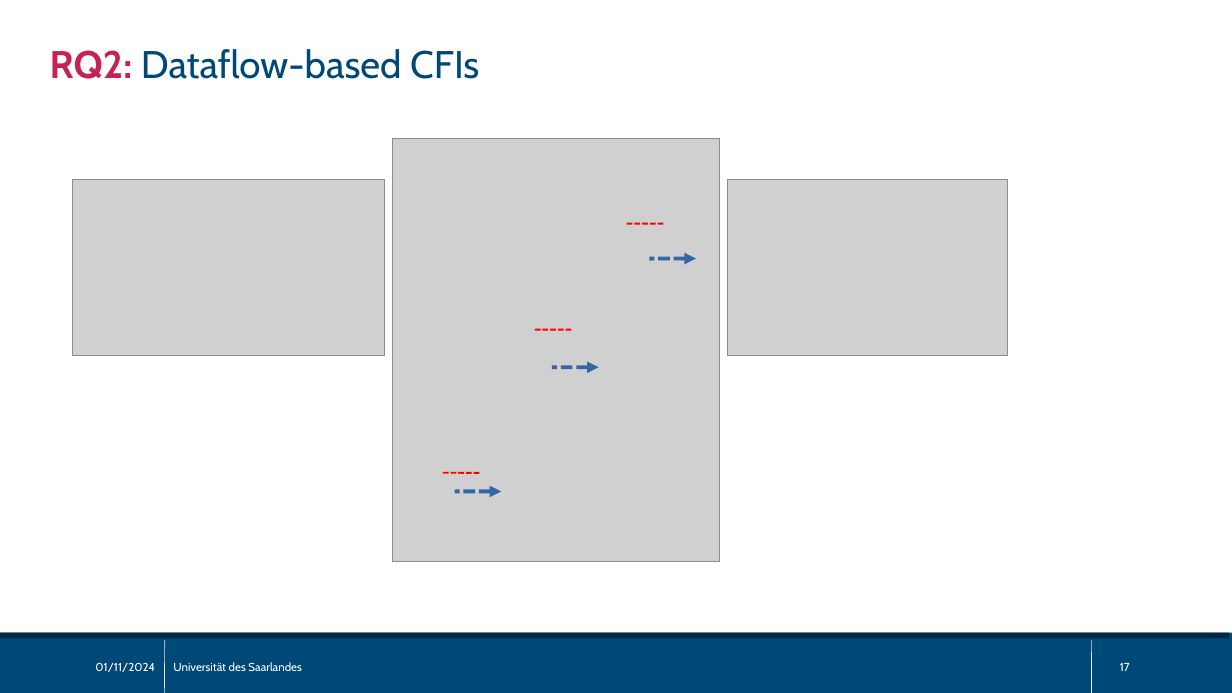
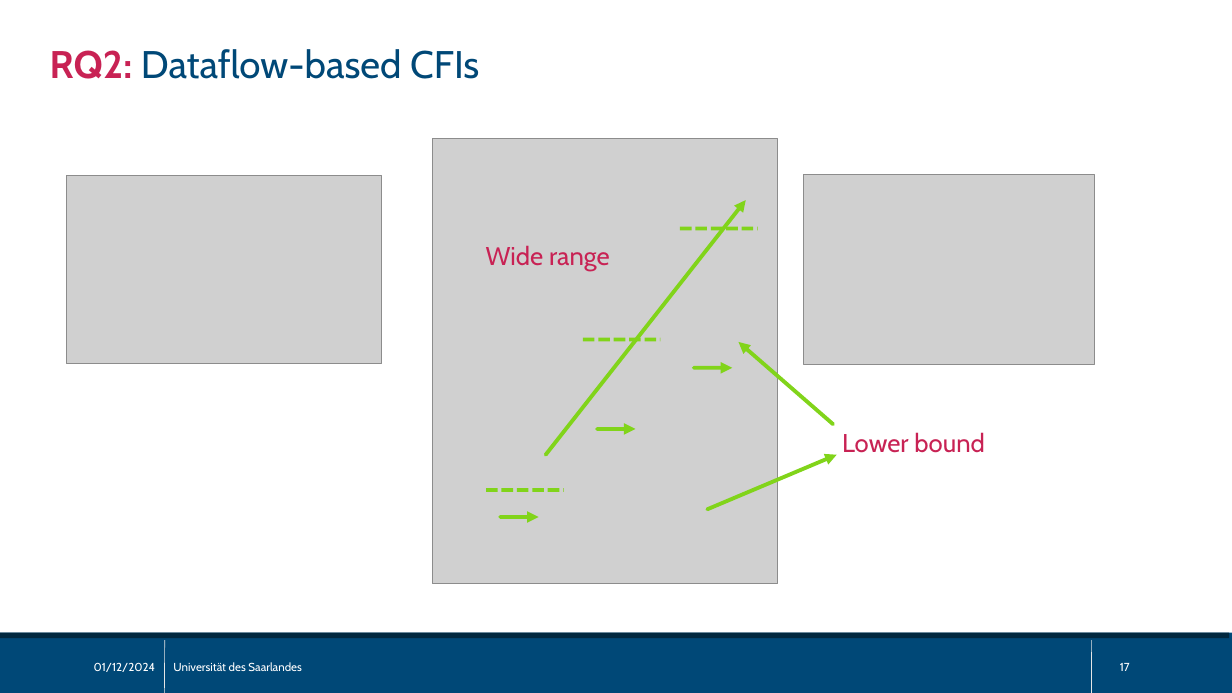
Before and after one commit to sisteu56/bachelor, a slide deck: slide 17 of pres/bachelor_thesis_pres.odp. Drawn at 1232x693 pixels with LibreOffice and Linux fonts; fonts in the diff are those of the drawing; grey boxes stand for pictures. Boxes give left, top, right and bottom in pixels: in the first picture for what was removed or moved away, otherwise in the second. Text is boxed around its words. In the diff, an @@ line names an element or a change of style, - is before the commit and + after.

```diff
--- a/pres/bachelor_thesis_pres.odp
+++ b/pres/bachelor_thesis_pres.odp
@@ picture: place and size @@
-picture at [392,139,719,563]
+picture at [433,139,778,584]
@@ picture: place and size @@
-picture at [73,179,384,356]
+picture at [67,176,383,364]
@@ picture: place and size @@
-picture at [727,179,1008,356]
+picture at [803,175,1094,364]
@@ arrow added from (546, 455) to (746, 201), #81D41A 3 pt @@
@@ line removed from (627, 224) to (664, 224) @@
@@ arrow moved from (696, 259) - (650, 259) to (680, 228) - (758, 228) @@
@@ arrow (680, 228) - (758, 228): arrow to line; stroke #3465A4 3 pt dashed to #81D41A 3 pt dashed @@
@@ text added at [486,245,610,271], 20 pt, text #C82254 @@
+Wide range
@@ line removed from (535, 330) to (572, 330) @@
@@ line added from (583, 339) to (661, 339), #81D41A 3 pt dashed @@
@@ arrow added from (834, 424) to (738, 342), #81D41A 3 pt @@
@@ arrow moved from (599, 367) - (552, 367) to (694, 368) - (733, 368) @@
@@ arrow (694, 368) - (733, 368): stroke #3465A4 3 pt dashed to #81D41A 3 pt dashed; arrowheads changed @@
@@ arrow added from (597, 429) to (636, 429), #81D41A 3 pt dashed @@
@@ text added at [842,432,984,453], 20 pt, text #C82254 @@
+Lower bound
@@ line removed from (443, 473) to (480, 473) @@
@@ arrow added from (707, 509) to (837, 455), #81D41A 3 pt @@
@@ line added from (486, 490) to (564, 490), #81D41A 3 pt dashed @@
@@ arrow moved from (501, 492) - (455, 492) to (500, 517) - (539, 517) @@
@@ arrow (500, 517) - (539, 517): stroke #3465A4 3 pt dashed to #81D41A 3 pt dashed; arrowheads changed @@
@@ text at [94,662,156,672]: text changed @@
-01/11/2024
+01/12/2024
```
Also in this commit, not shown: 23 other slides changed, 3 slides added, 4 other files.
